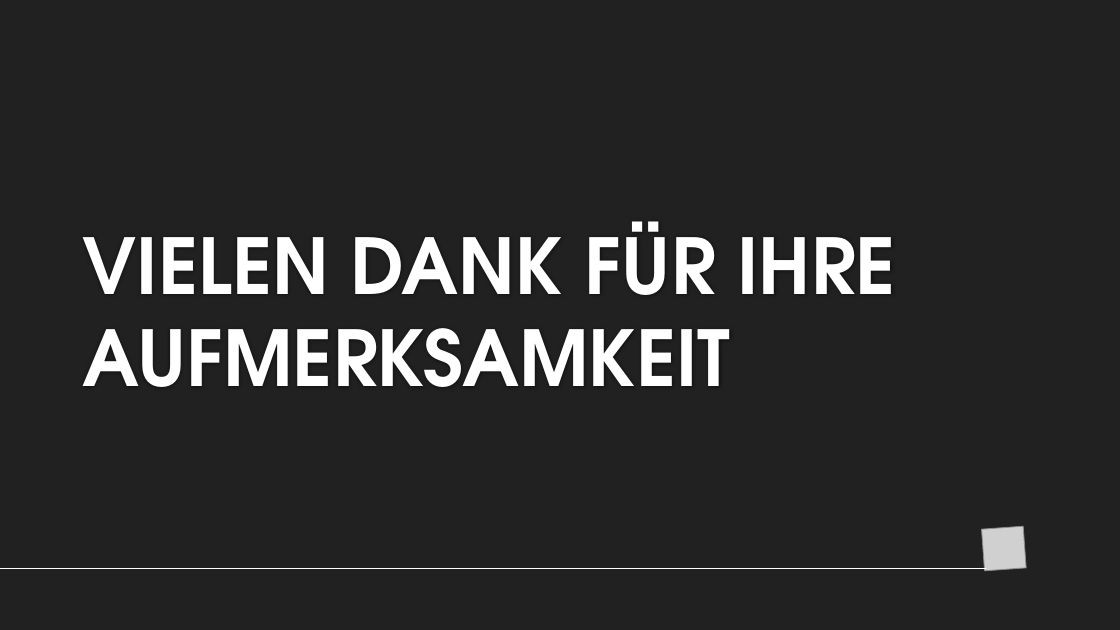
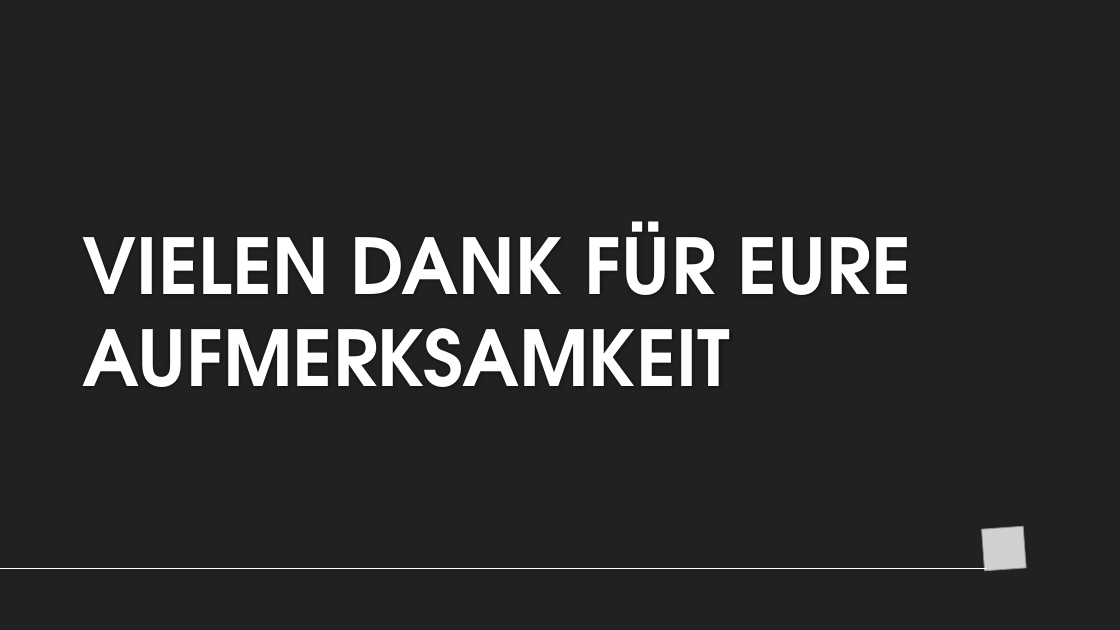
Before and after one commit to toremielck/dartblade-clone, a slide deck: slide 8 of misc/DARTBLADE.pptx. Drawn at 1120x630 pixels with LibreOffice and Linux fonts; fonts in the diff are those of the drawing; grey boxes stand for pictures; background and template pictures are left out. Boxes give left, top, right and bottom in pixels: in the first picture for what was removed or moved away, otherwise in the second. Text is boxed around its words. In the diff, an @@ line names an element or a change of style, - is before the commit and + after.

```diff
--- a/misc/DARTBLADE.pptx
+++ b/misc/DARTBLADE.pptx
@@ title at [83, 221, 911, 387]: text changed @@
-VIELEN DANK FÜR IHRE AUFMERKSAMKEIT
+VIELEN DANK FÜR EURE AUFMERKSAMKEIT
```
